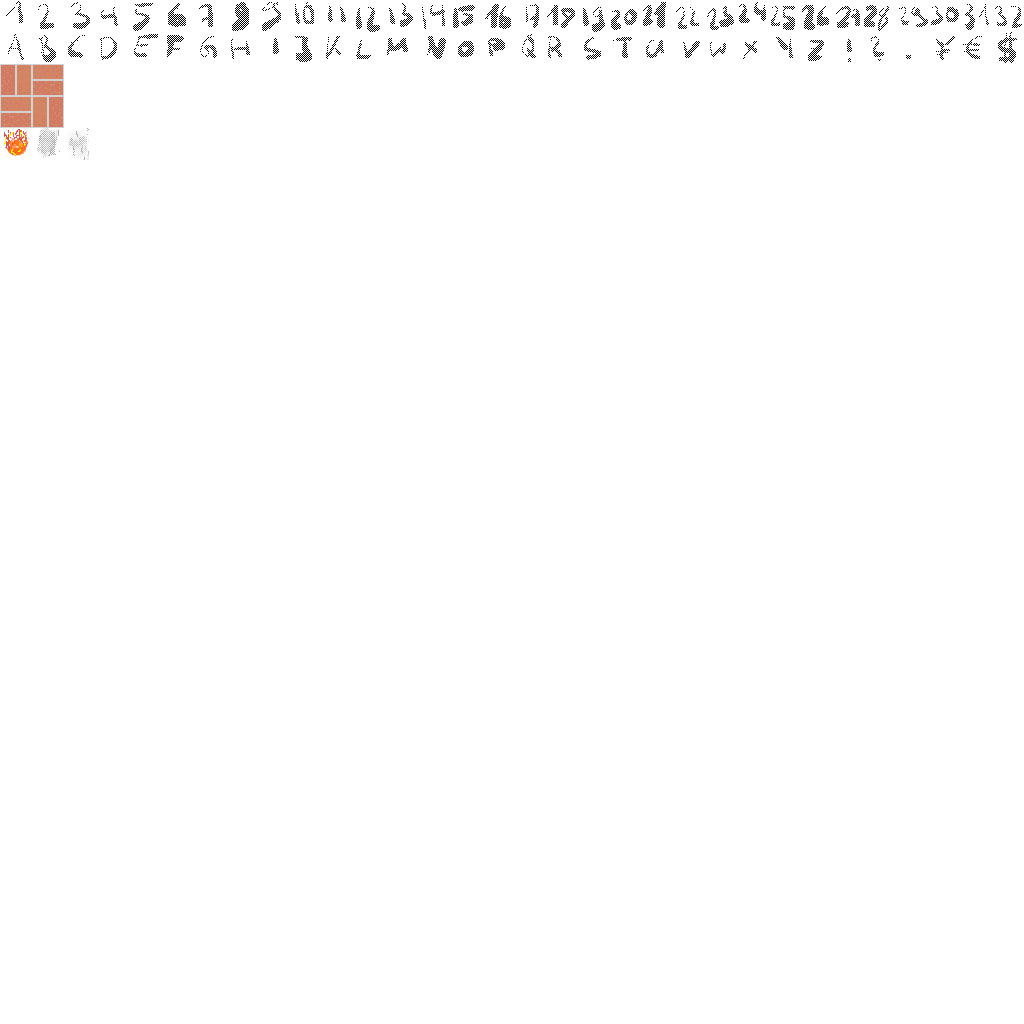
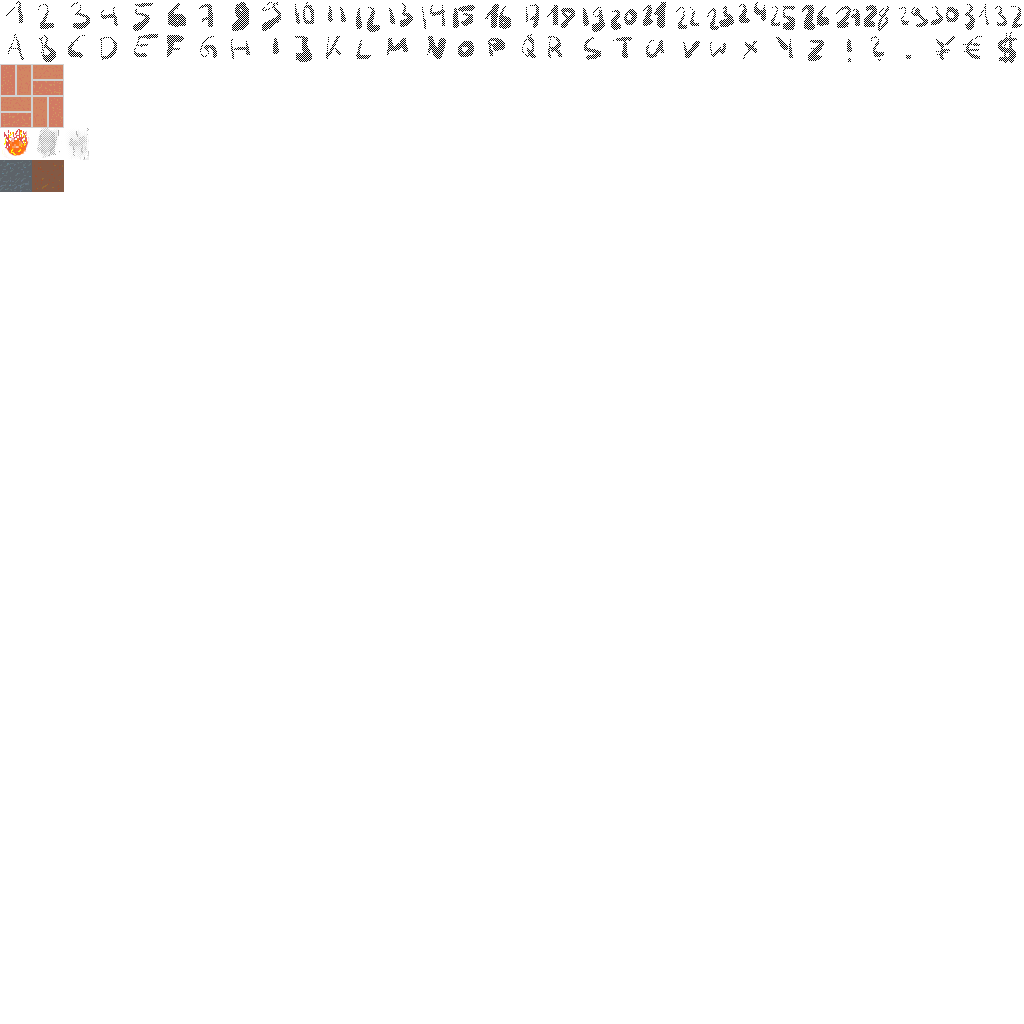
Before/after of a w=1024, h=1024 layered artwork. What changed in the layer stack:
painted on "Fire" over [0, 160, 64, 192]
